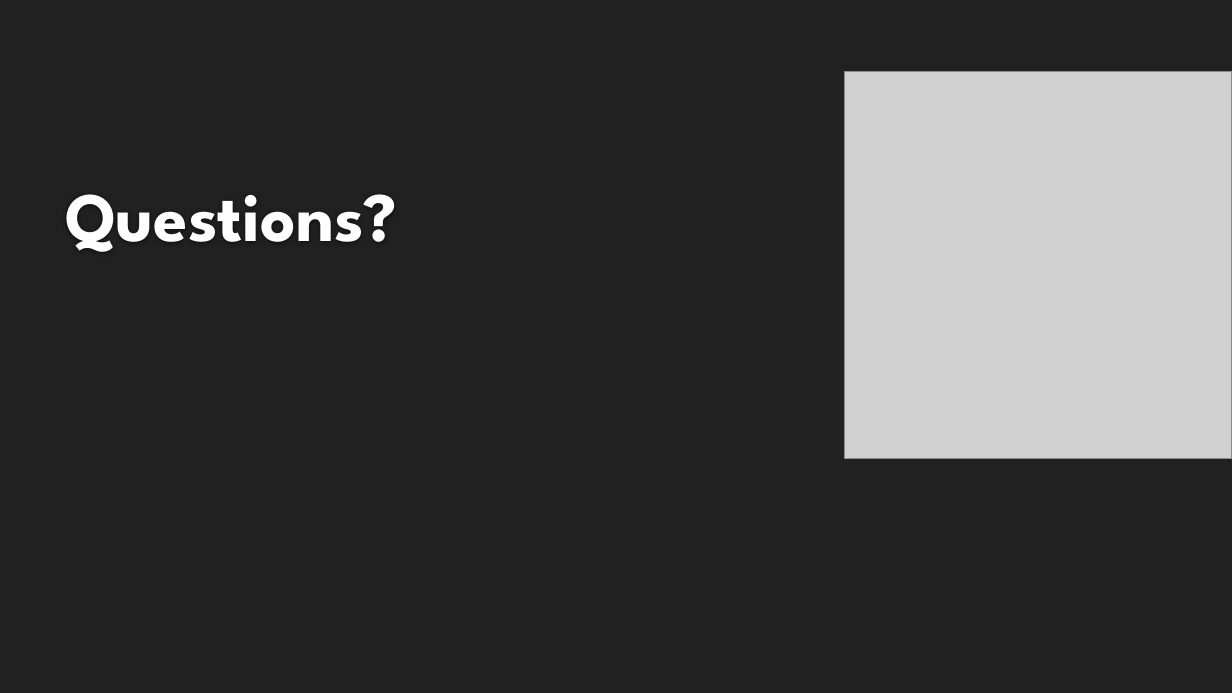
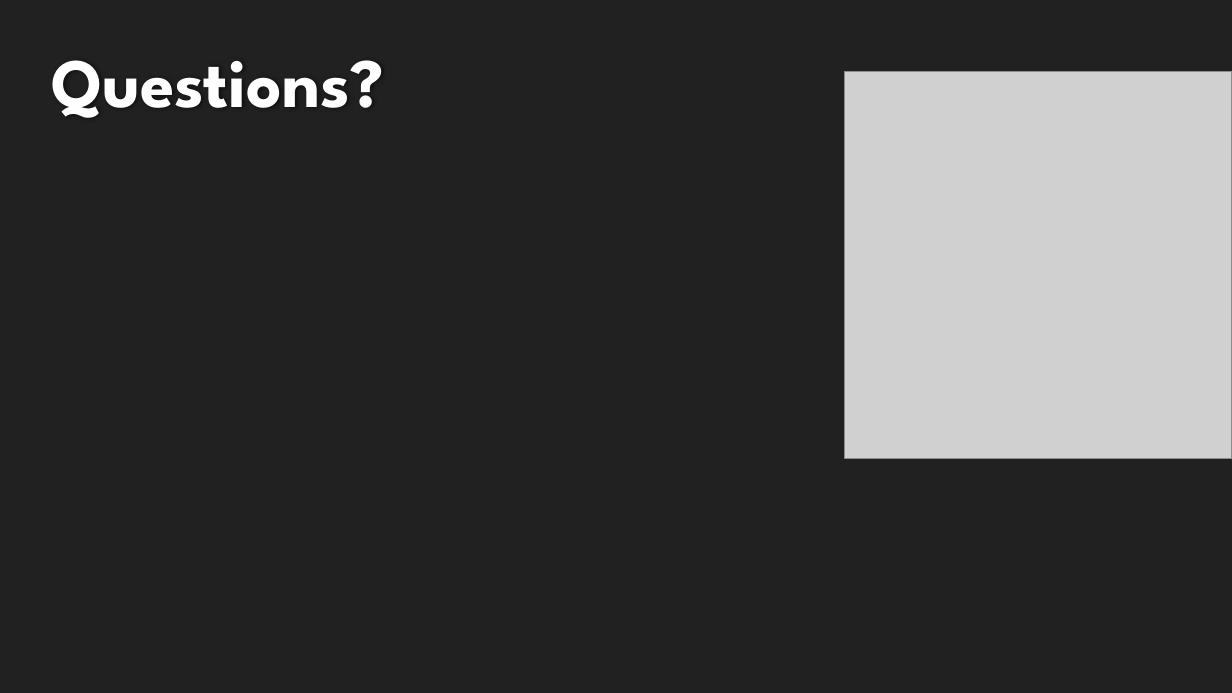
Before and after one commit to michelleherman13/auto-sales, a slide deck: slide 18 of Presentation/Auto_sales_DH.pptx. Drawn at 1232x693 pixels with LibreOffice and Linux fonts; fonts in the diff are those of the drawing; grey boxes stand for pictures; background and template pictures are left out. Boxes give left, top, right and bottom in pixels: in the first picture for what was removed or moved away, otherwise in the second. Text is boxed around its words. In the diff, an @@ line names an element or a change of style, - is before the commit and + after.

```diff
--- a/Presentation/Auto_sales_DH.pptx
+++ b/Presentation/Auto_sales_DH.pptx
@@ title "Questions?": place and size @@
-title "Questions?" at [65,194,397,252]
+title "Questions?" at [52,60,384,118]
```
Also in this commit, not shown: 3 other slides changed, 1 slide added, 1 slide removed.
